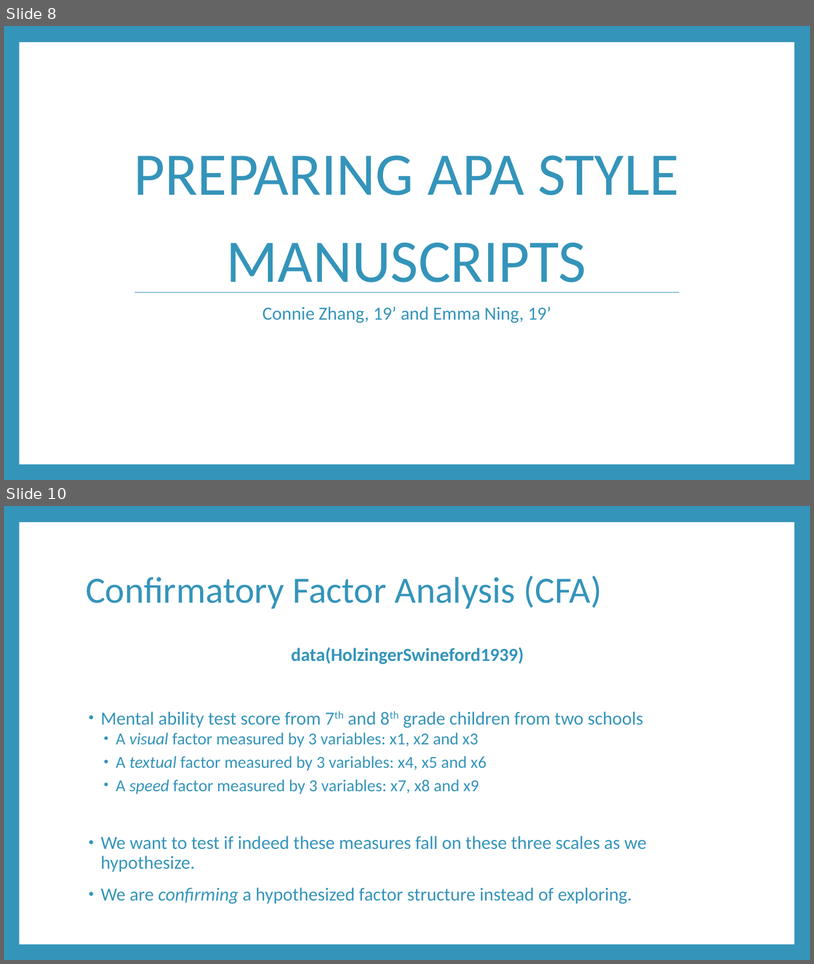
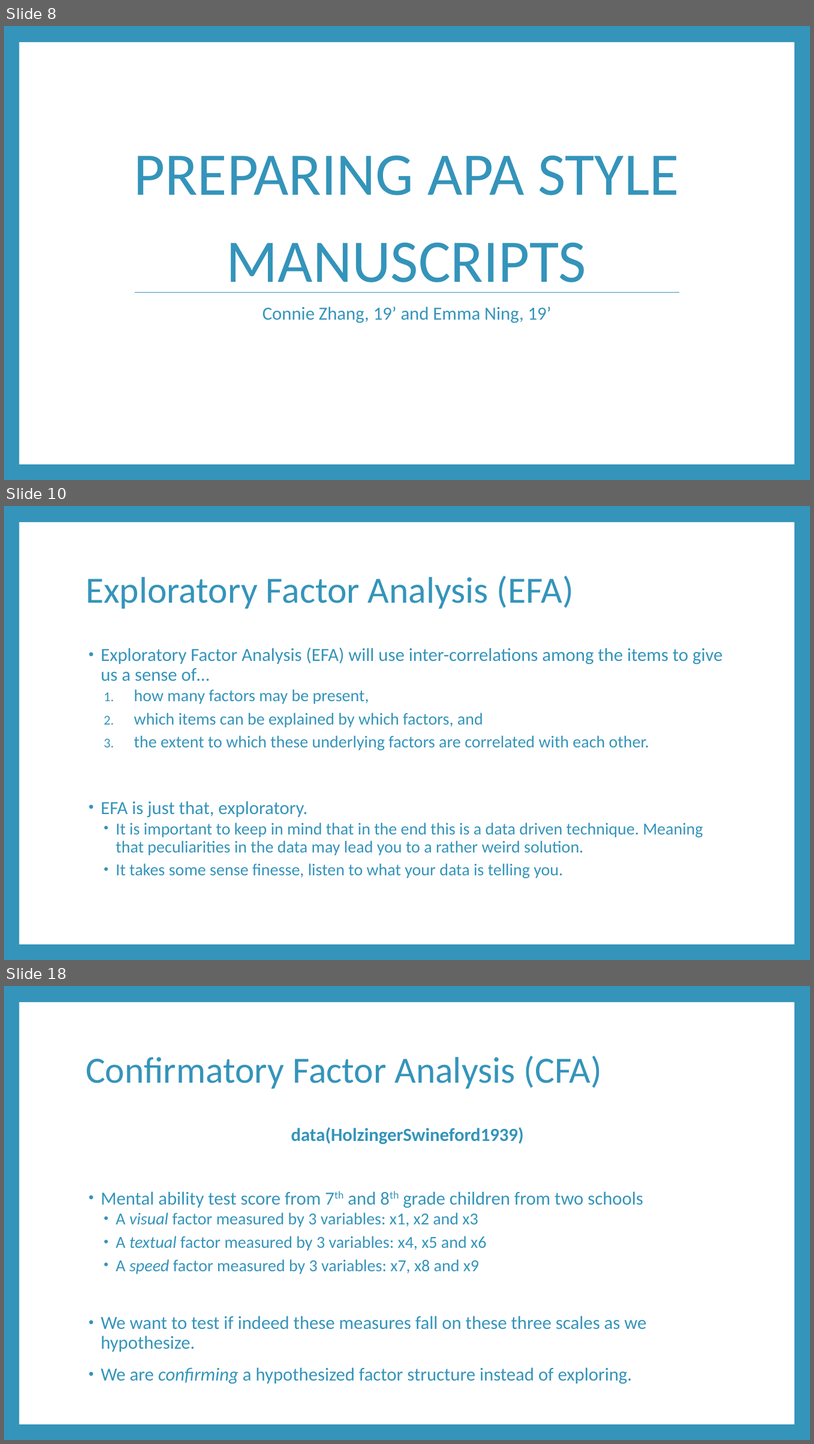
Before and after one commit to RandiLGarcia/smith-r-workshop, a slide deck: docs/Day 2 Slides.pptx. Shown one above the other, each under a label of ours: slides 8 and 10 before the commit, slides 8, 10 and 18 after it; the slides between them are not shown. The pictures are 814x964 and 814x1444 pixels, drawn with LibreOffice and Linux fonts; fonts in the diff are those of the drawing. Boxes give left, top, right and bottom in pixels: in the first picture for what was removed or moved away, otherwise in the second. Text is boxed around its words. In the diff, an @@ line names an element or a change of style, - is before the commit and + after.

Commit message:
efa and day 2 slides.

```diff
--- a/docs/Day 2 Slides.pptx
+++ b/docs/Day 2 Slides.pptx
@@ slide 10 added at (4, 506, 810, 960), background #3494BA; not listed: 1 template element that a slide beside it also shows @@
@@ title added at (86, 576, 574, 609), 44 pt, text #3494BA @@
+Exploratory Factor Analysis (EFA)
@@ text added at (101, 648, 723, 878), 20 pt, text #3494BA @@
+• Exploratory Factor Analysis (EFA) will use inter-correlations among the items to give us a sense of…
+  1. how many factors may be present,
+  2. which items can be explained by which factors, and
+  3. the extent to which these underlying factors are correlated with each other.
+• EFA is just that, exploratory.
+  • It is important to keep in mind that in the end this is a data driven technique. Meaning that peculiarities in the data may lead you to a rather weird solution.
+  • It takes some sense finesse, listen to what your data is telling you.
@@ what was slide 10 is now slide 18 @@
```
Also in this commit, not shown: 1 slide changed, 7 other slides added, 7 other files.
